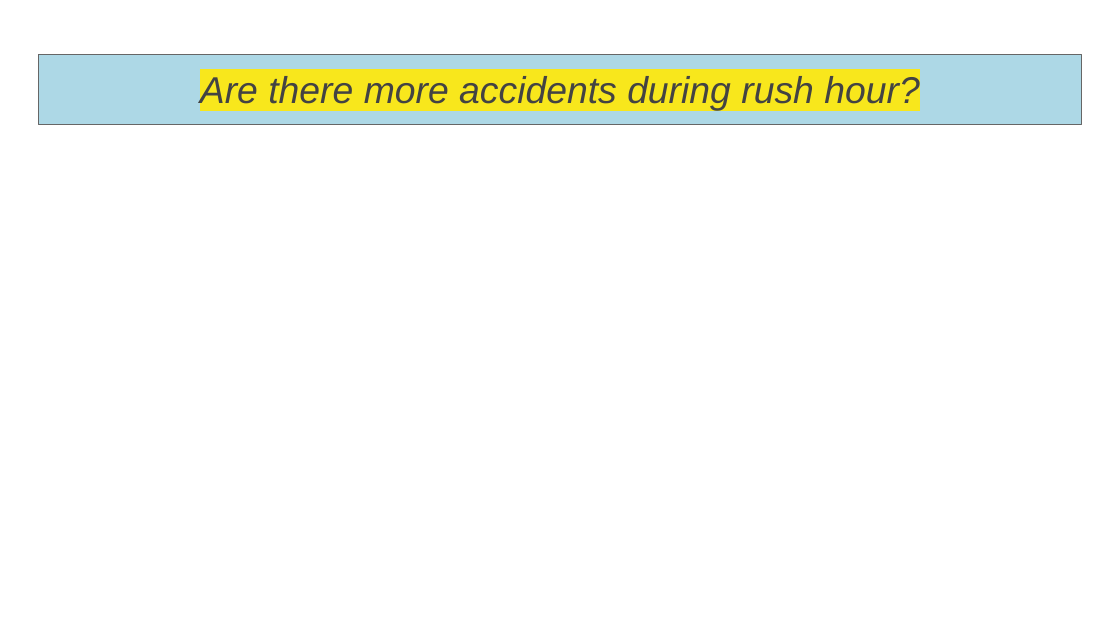
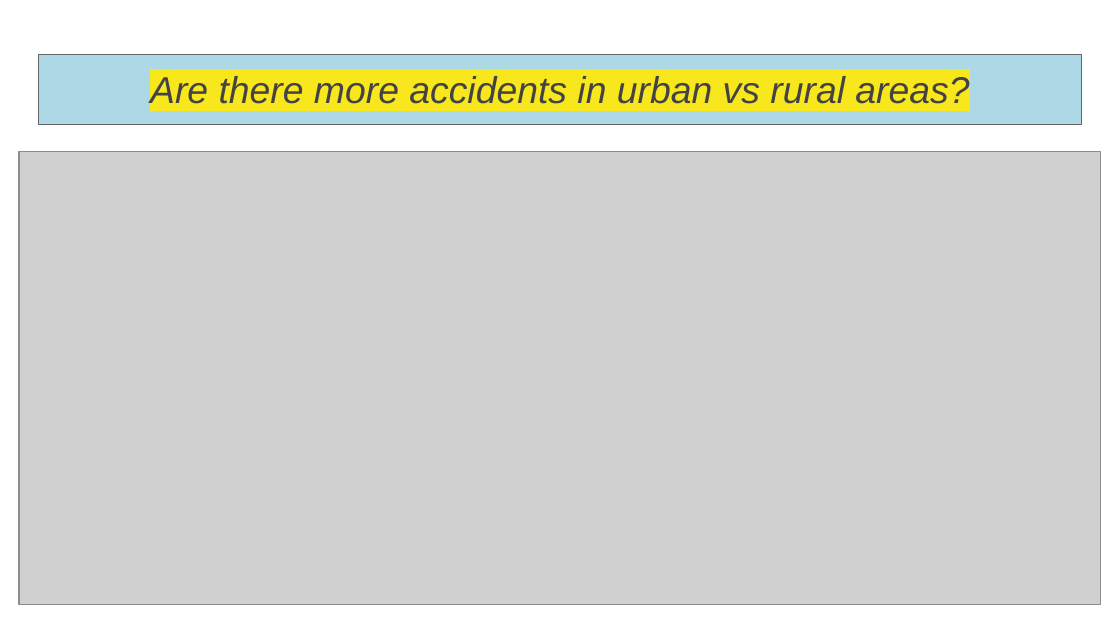
Before and after one commit to bailatrix/London-Traffic-Trends, a slide deck: slide 16 of Accident Trends in London.pptx (slide 13 before the commit). Drawn at 1120x630 pixels with LibreOffice and Linux fonts; fonts in the diff are those of the drawing; grey boxes stand for pictures. Boxes give left, top, right and bottom in pixels: in the first picture for what was removed or moved away, otherwise in the second. Text is boxed around its words. In the diff, an @@ line names an element or a change of style, - is before the commit and + after.

```diff
--- a/Accident Trends in London.pptx
+++ b/Accident Trends in London.pptx
@@ title at <box>150,76,969,104</box>: text changed @@
-Are there more accidents during rush hour?
+Are there more accidents in urban vs rural areas?
@@ picture added at <box>19,151,1101,605</box> @@
```
Also in this commit, not shown: 8 other slides changed, 8 slides added, 10 slides removed.
